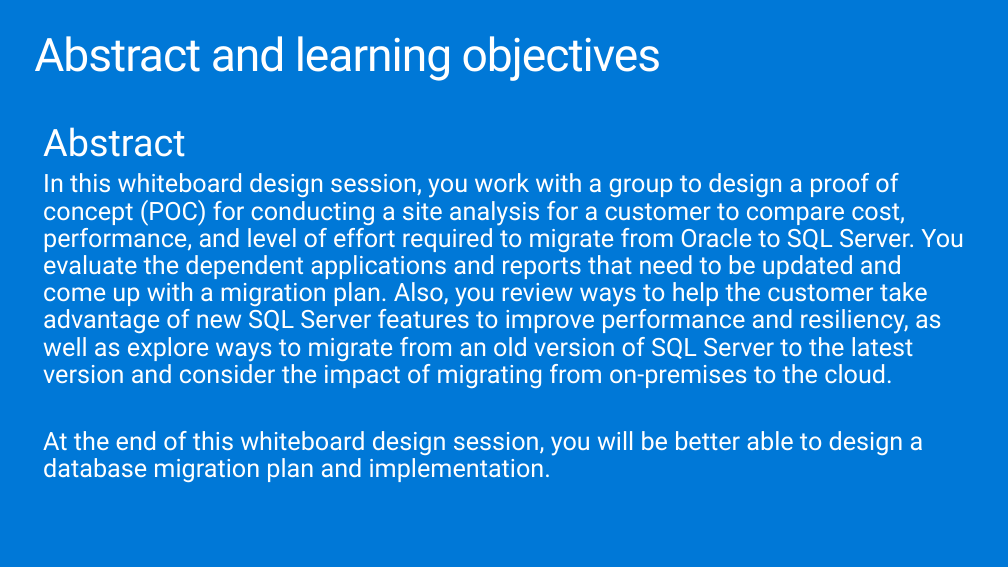
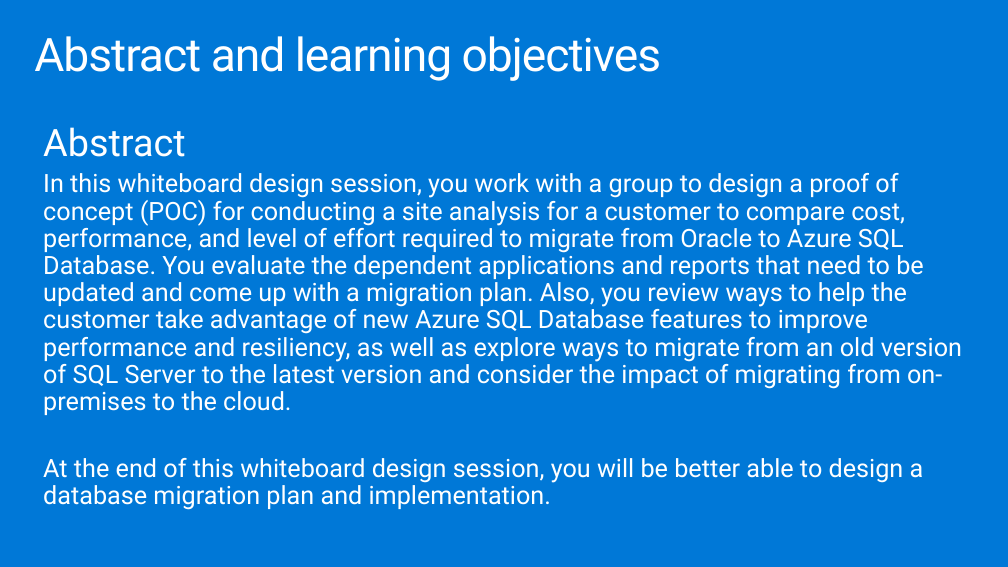
Before and after one commit to sumitmalik51/MCW-Migrating-Oracle-to-Azure-SQL-and-PostgreSQL, a slide deck: slide 2 of Whiteboard design session/WDS trainer presentation - Migrating Oracle to Azure SQL.pptx. Drawn at 1008x567 pixels with LibreOffice and Linux fonts; fonts in the diff are those of the drawing. Boxes give left, top, right and bottom in pixels: in the first picture for what was removed or moved away, otherwise in the second. Text is boxed around its words. In the diff, an @@ line names an element or a change of style, - is before the commit and + after.

```diff
--- a/Whiteboard design session/WDS trainer presentation - Migrating Oracle to Azure SQL.pptx
+++ b/Whiteboard design session/WDS trainer presentation - Migrating Oracle to Azure SQL.pptx
@@ text at box(43, 173, 962, 415): text changed @@
-In this whiteboard design session, you work with a group to design a proof of concept (POC) for conducting a site analysis for a customer to compare cost, performance, and level of effort required to migrate from Oracle to SQL Server. You evaluate the dependent applications and reports that need to be updated and come up with a migration plan. Also, you review ways to help the customer take advantage of new SQL Server features to improve performance and resiliency, as well as explore ways to migrate from an old version of SQL Server to the latest version and consider the impact of migrating from on-premises to the cloud.
+In this whiteboard design session, you work with a group to design a proof of concept (POC) for conducting a site analysis for a customer to compare cost, performance, and level of effort required to migrate from Oracle to Azure SQL Database. You evaluate the dependent applications and reports that need to be updated and come up with a migration plan. Also, you review ways to help the customer take advantage of new Azure SQL Database features to improve performance and resiliency, as well as explore ways to migrate from an old version of SQL Server to the latest version and consider the impact of migrating from on-premises to the cloud.
```
Also in this commit, not shown: 5 other slides changed, 2 other files.
